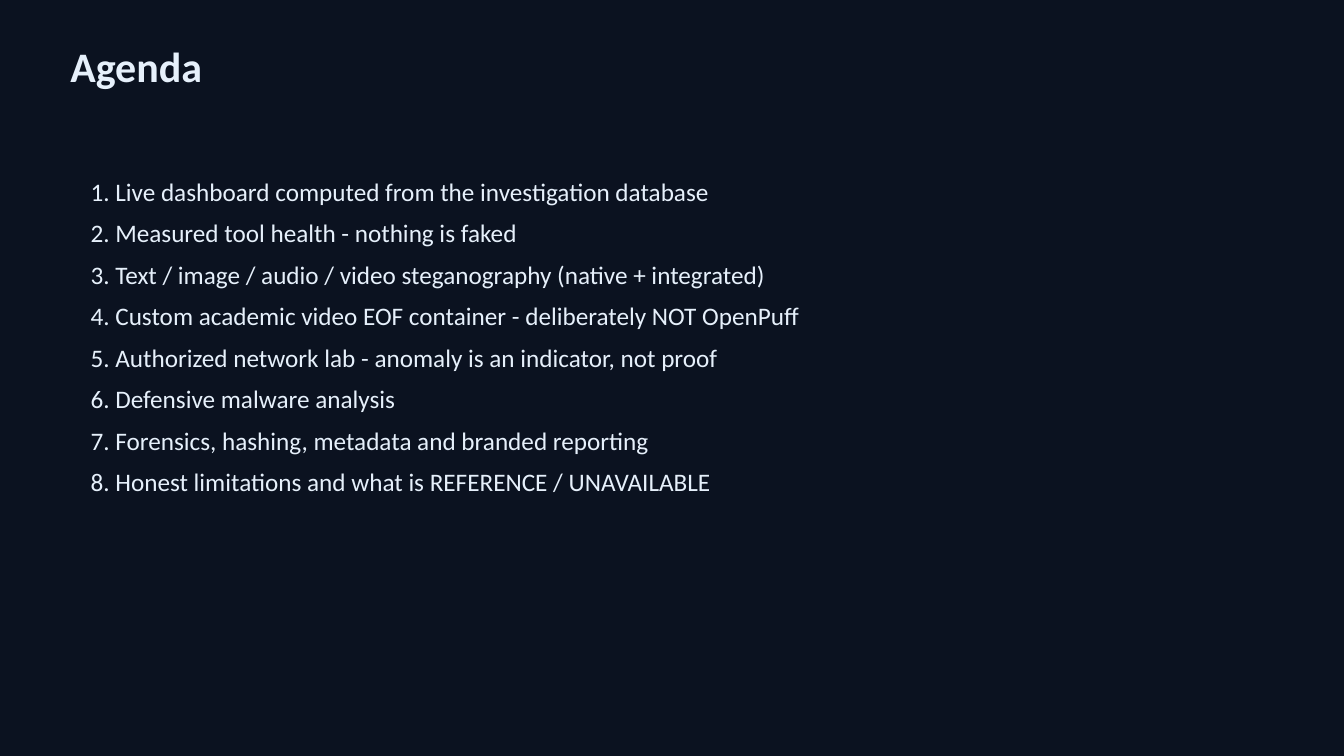
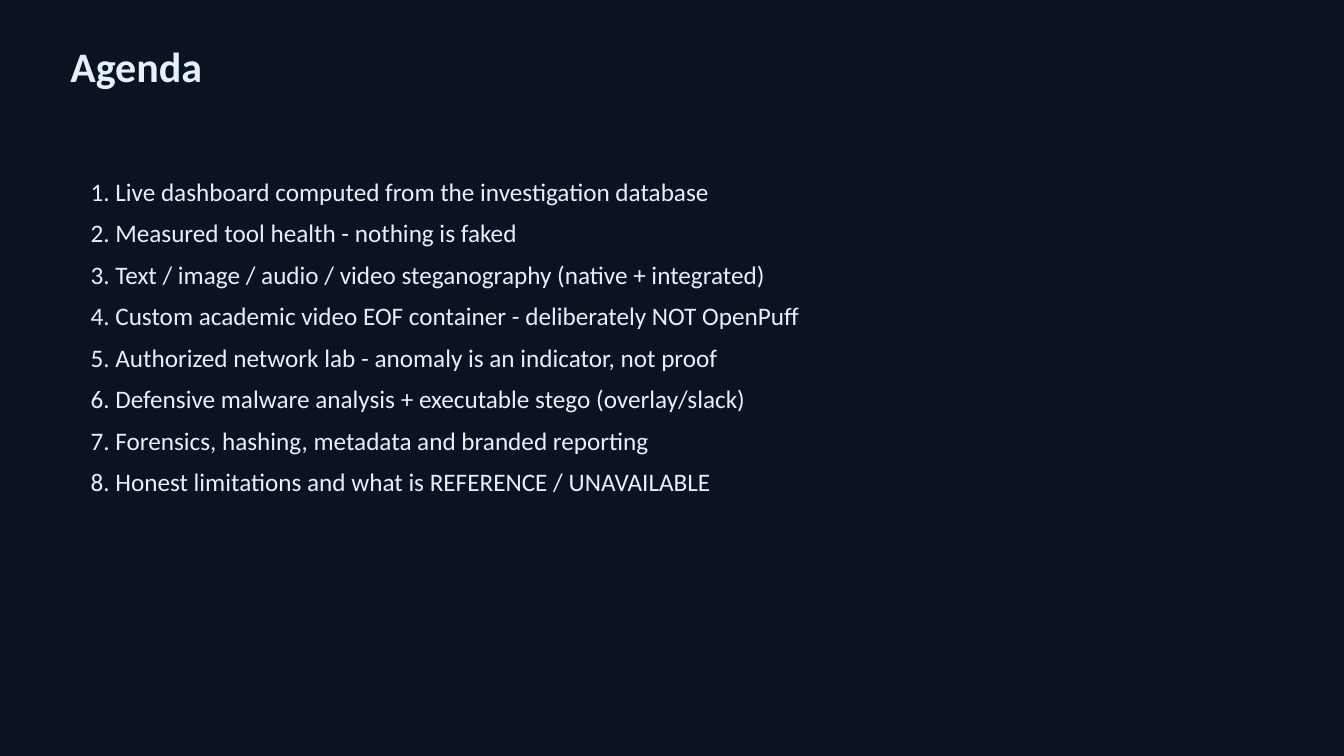
Before and after one commit to ko456123mo-jpg/Se2, a slide deck: slide 2 of StegoNexus_Presentation.pptx. Drawn at 1344x756 pixels with LibreOffice and Linux fonts; fonts in the diff are those of the drawing. Boxes give left, top, right and bottom in pixels: in the first picture for what was removed or moved away, otherwise in the second. Text is boxed around its words. In the diff, an @@ line names an element or a change of style, - is before the commit and + after.

```diff
--- a/StegoNexus_Presentation.pptx
+++ b/StegoNexus_Presentation.pptx
@@ text at bbox=[91, 389, 745, 413]: text changed @@
-6. Defensive malware analysis
+6. Defensive malware analysis + executable stego (overlay/slack)
```
Also in this commit, not shown: 1 other slide changed, 1 slide added, 6 other files.
